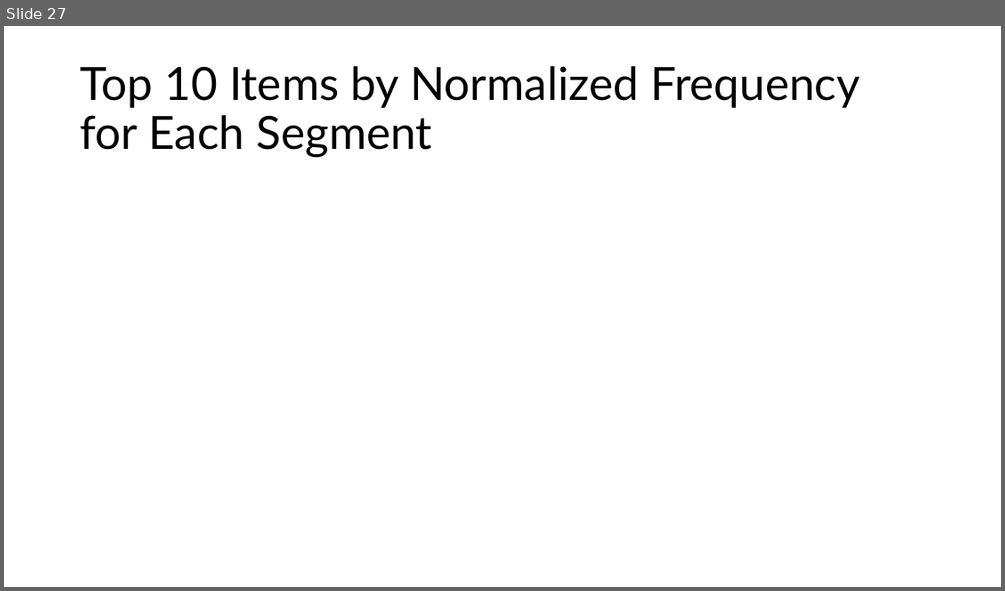
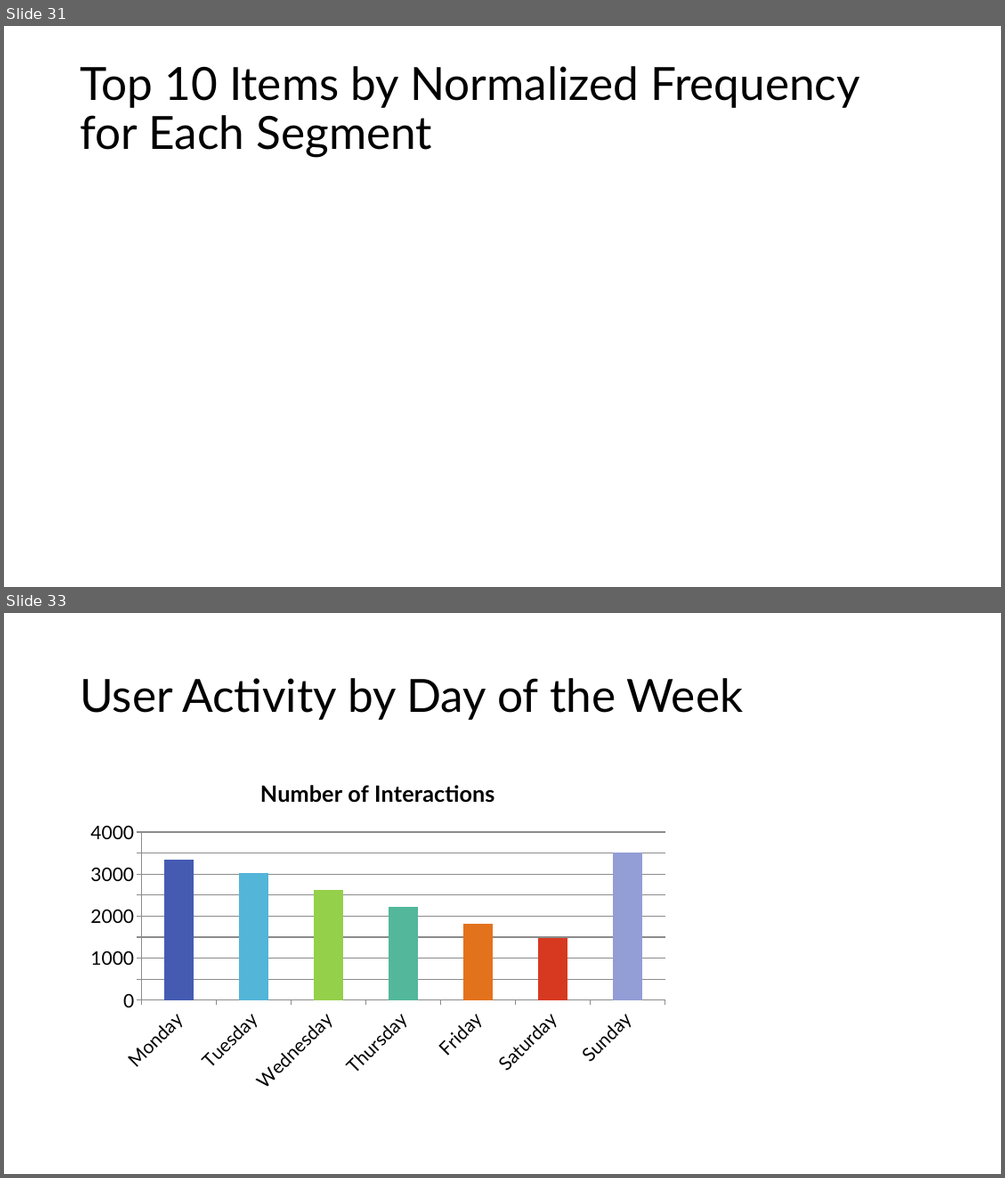
Before and after one commit to lizesteyn/FNBdataquest, a slide deck: Presentation1.pptx. Shown one above the other, each under a label of ours: slide 27 before the commit, slides 31 and 33 after it; the slides between them are not shown. The pictures are 1005x591 and 1005x1178 pixels, drawn with LibreOffice and Linux fonts; fonts in the diff are those of the drawing. Boxes give left, top, right and bottom in pixels: in the first picture for what was removed or moved away, otherwise in the second. Text is boxed around its words. In the diff, an @@ line names an element or a change of style, - is before the commit and + after.

```diff
--- a/Presentation1.pptx
+++ b/Presentation1.pptx
@@ slide 33 added at (4,613,1001,1174), background #FFFFFF @@
@@ title added at (80,678,744,720), 44 pt, text #000000 @@
+User Activity by Day of the Week
@@ column chart added at (79,763,677,1099) @@
+title "Number of Interactions"
+categories: Monday, Tuesday, Wednesday, Thursday, Friday, Saturday, Sunday
+Number of Interactions: 3300, 3000, 2600, 2200, 1800, 1500, 3500
@@ what was slide 27 is now slide 31 @@
```
Also in this commit, not shown: 7 slides changed, 12 other slides added, 4 slides removed, 3 other files.
